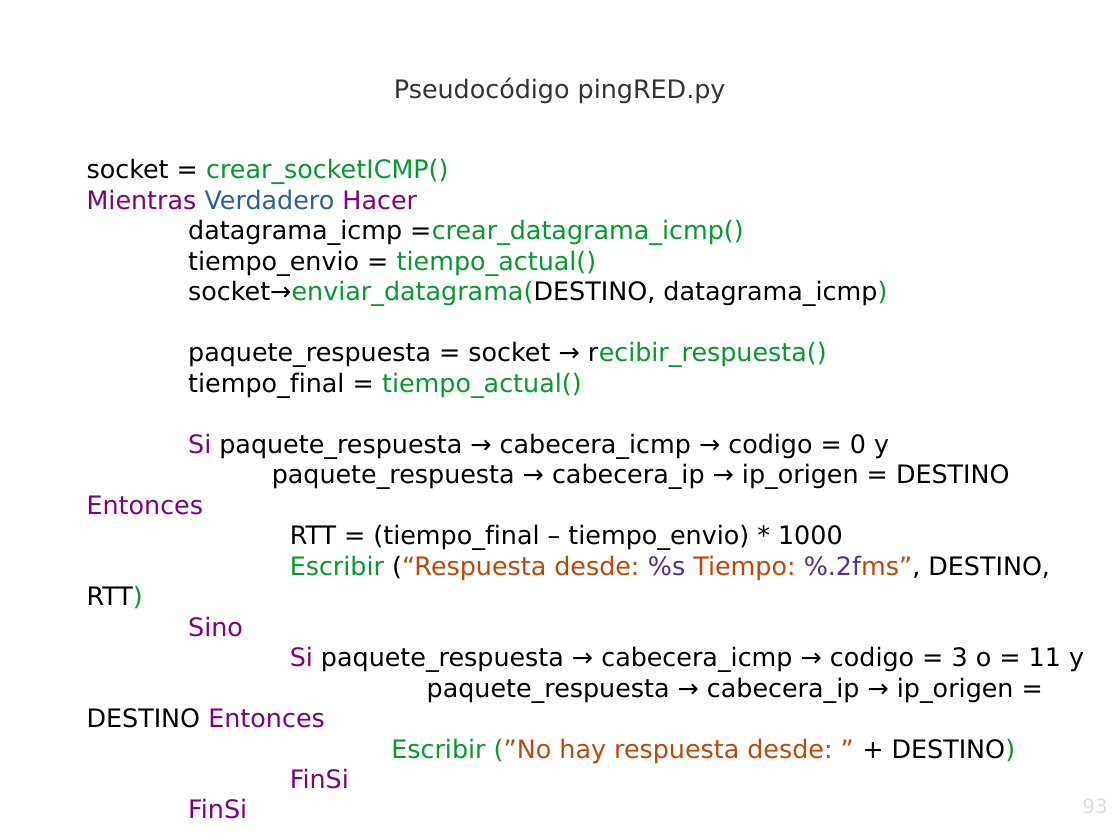
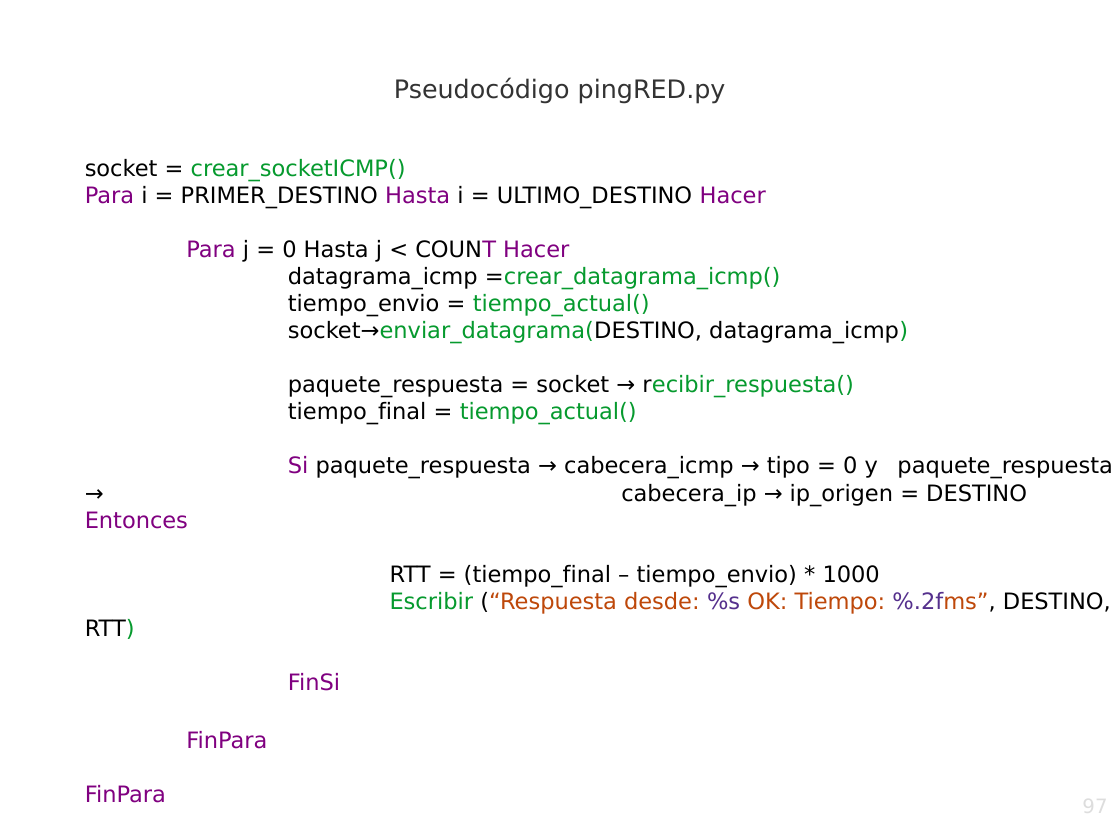
Before and after one commit to srealmoreno/Python, a slide deck: slide 97 of PING/ping.odp (slide 93 before the commit). Drawn at 1120x840 pixels with LibreOffice and Linux fonts; fonts in the diff are those of the drawing; background and template pictures are left out. Boxes give left, top, right and bottom in pixels: in the first picture for what was removed or moved away, otherwise in the second. Text is boxed around its words. In the diff, an @@ line names an element or a change of style, - is before the commit and + after.

```diff
--- a/PING/ping.odp
+++ b/PING/ping.odp
@@ text at [85,159,908,691]: size 18 to 16 pt in "socket = crear_socketICMP()", "datagrama_icmp =crear_datagrama_icmp()", "tiempo_envio = tiempo_actual()", "socket→enviar_datagrama(DESTINO, datagrama_icmp)" and 4 more places @@
@@ text at [85,186,766,262]: text changed; size 18 to 16 pt; text colour #800080 to #000000 @@
-Mientras Verdadero Hacer
+Para i = PRIMER_DESTINO Hasta i = ULTIMO_DESTINO Hacer
+Para j = 0 Hasta j < COUNT Hacer
@@ text at [288,456,1112,506]: text changed; size 18 to 16 pt @@
-Si paquete_respuesta → cabecera_icmp → codigo = 0 y paquete_respuesta → cabecera_ip → ip_origen = DESTINO Entonces
+Si paquete_respuesta → cabecera_icmp → tipo = 0 y paquete_respuesta → cabecera_ip → ip_origen = DESTINO Entonces
@@ text at [85,592,1111,639]: text changed; size 18 to 16 pt; text colour #000000 to #BE480A @@
-Escribir (“Respuesta desde: %s Tiempo: %.2fms”, DESTINO, RTT)
-Sino
-Si paquete_respuesta → cabecera_icmp → codigo = 3 o = 11 y paquete_respuesta → cabecera_ip → ip_origen = DESTINO Entonces
-Escribir (”No hay respuesta desde: ” + DESTINO)
+Escribir (“Respuesta desde: %s OK: Tiempo: %.2fms”, DESTINO, RTT)
@@ text at [85,731,267,803]: text changed; size 18 to 16 pt @@
-FinSi
-Si i + 1 = COUNT Entonces
-FinMientras
-FinMientras
+FinPara
+FinPara
@@ page number at [848,795,1109,840]: text changed @@
-93
+97
```
Also in this commit, not shown: 8 other slides changed, 4 slides added, 2 other files.
